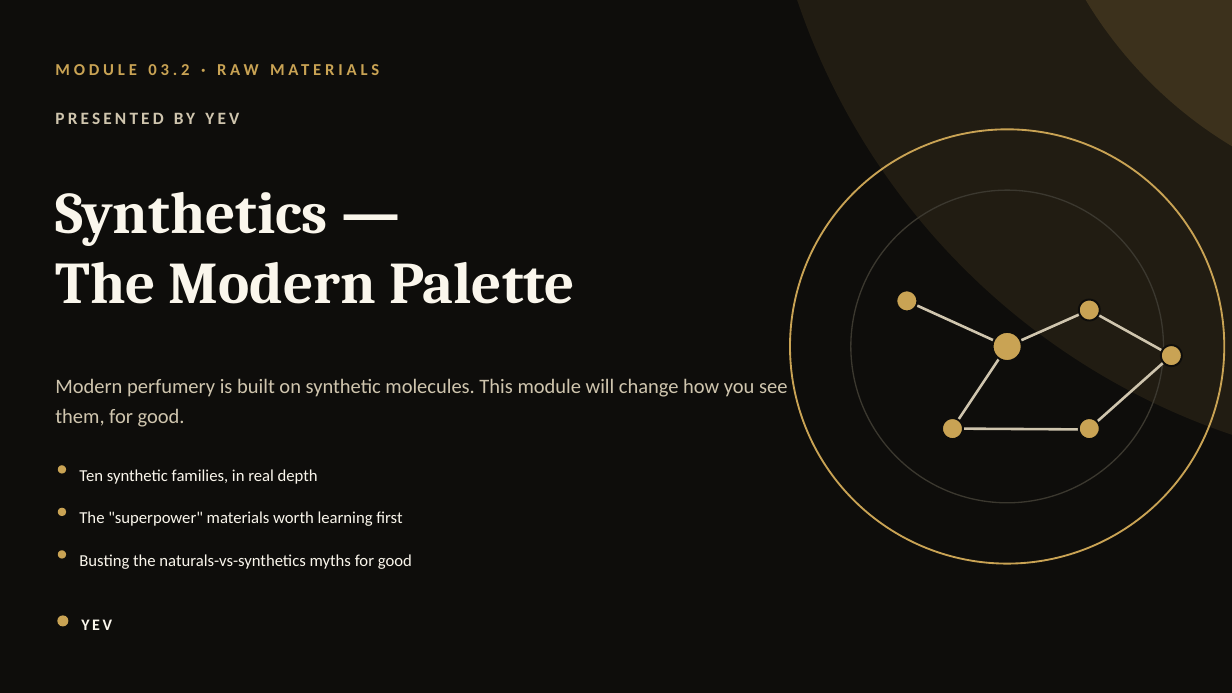
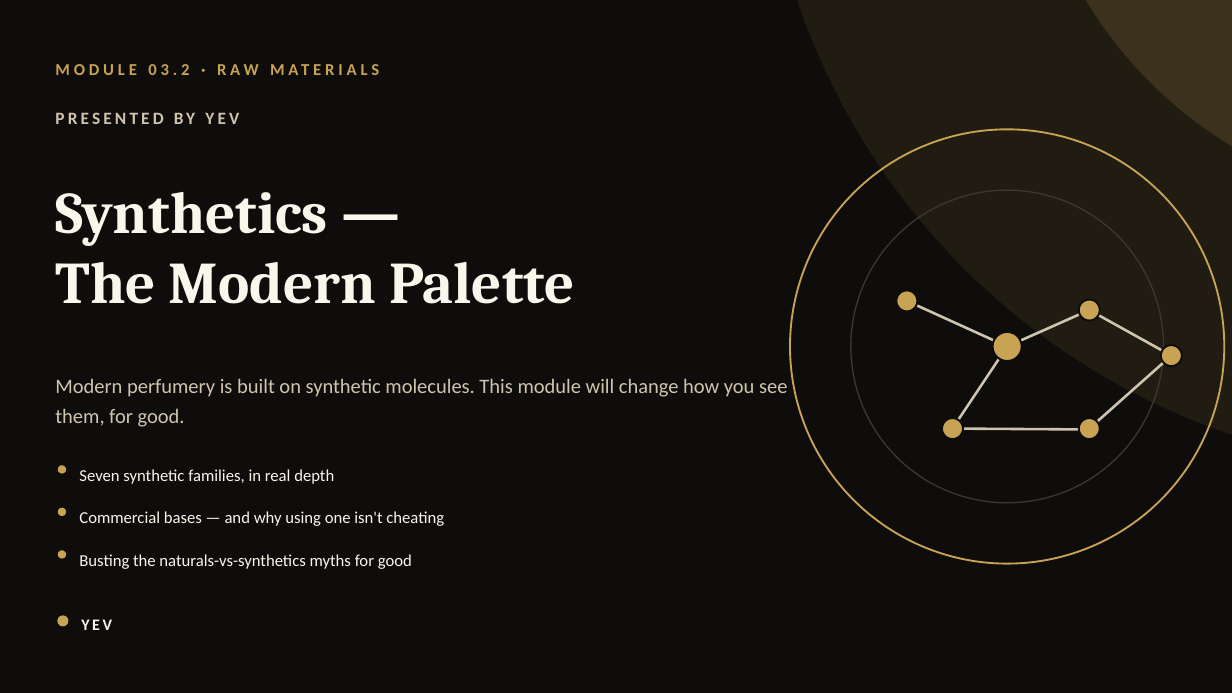
Before and after one commit to yevfumes/yev, a slide deck: slide 54 of course/YEVFUMES_Perfumery_Course.pptx (slide 65 before the commit). Drawn at 1232x693 pixels with LibreOffice and Linux fonts; fonts in the diff are those of the drawing. Boxes give left, top, right and bottom in pixels: in the first picture for what was removed or moved away, otherwise in the second. Text is boxed around its words. In the diff, an @@ line names an element or a change of style, - is before the commit and + after.

```diff
--- a/course/YEVFUMES_Perfumery_Course.pptx
+++ b/course/YEVFUMES_Perfumery_Course.pptx
@@ text at <box>79,469,334,484</box>: text changed @@
-Ten synthetic families, in real depth
+Seven synthetic families, in real depth
@@ text at <box>79,511,444,526</box>: text changed @@
-The "superpower" materials worth learning first
+Commercial bases — and why using one isn't cheating
```
Also in this commit, not shown: 150 other slides changed, 12 slides added, 64 slides removed.
